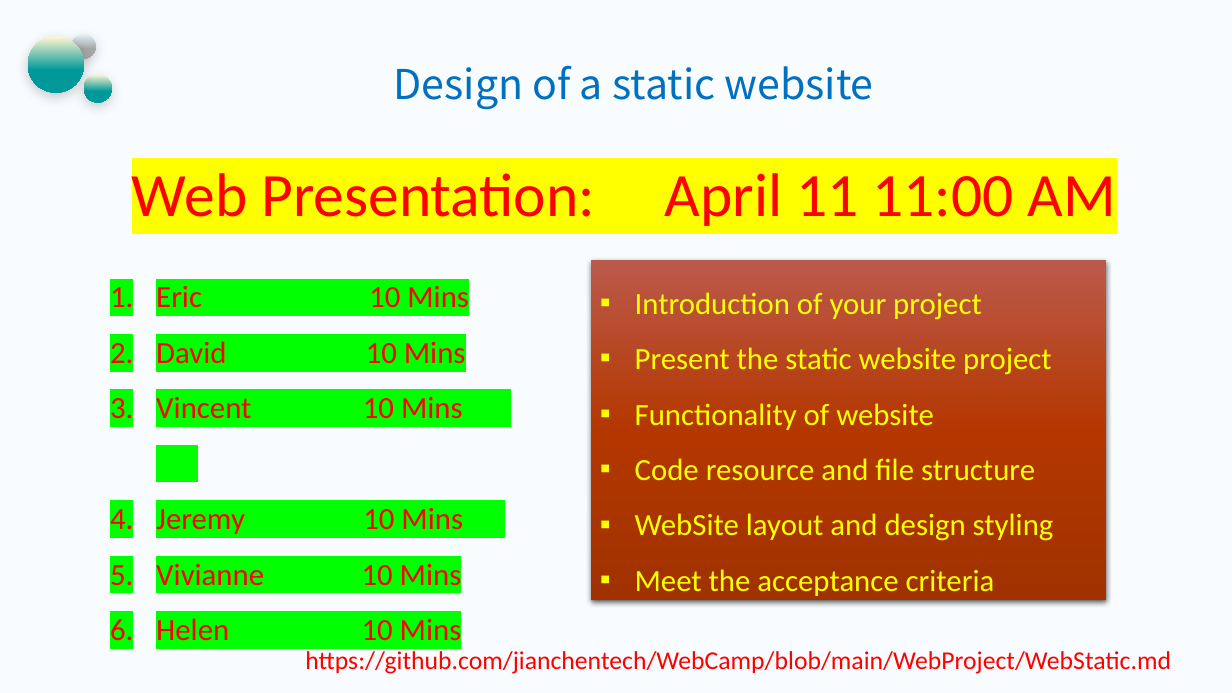
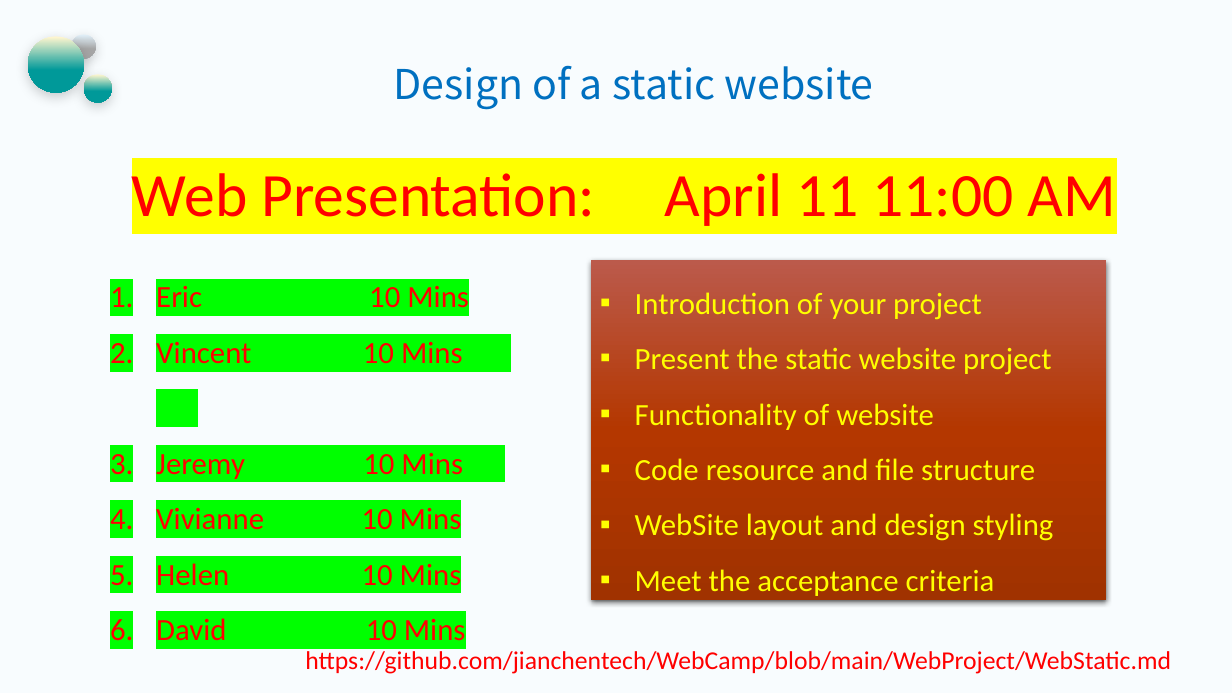
Before and after one commit to jianchentech/PythonLesson, a slide deck: slide 20 of pythonBeginnerLecture/PythonPart13.pptx. Drawn at 1232x693 pixels with LibreOffice and Linux fonts; fonts in the diff are those of the drawing; background and template pictures are left out. Boxes give left, top, right and bottom in pixels: in the first picture for what was removed or moved away, otherwise in the second. Text is boxed around its words. In the diff, an @@ line names an element or a change of style, - is before the commit and + after.

Commit message:
commit lecture 14 and project

```diff
--- a/pythonBeginnerLecture/PythonPart13.pptx
+++ b/pythonBeginnerLecture/PythonPart13.pptx
@@ text at [156, 341, 466, 364]: paragraph removed @@
-2. David 10 Mins
@@ text at [156, 618, 466, 641]: paragraph added @@
+6. David 10 Mins
```
Also in this commit, not shown: 2 other files.
